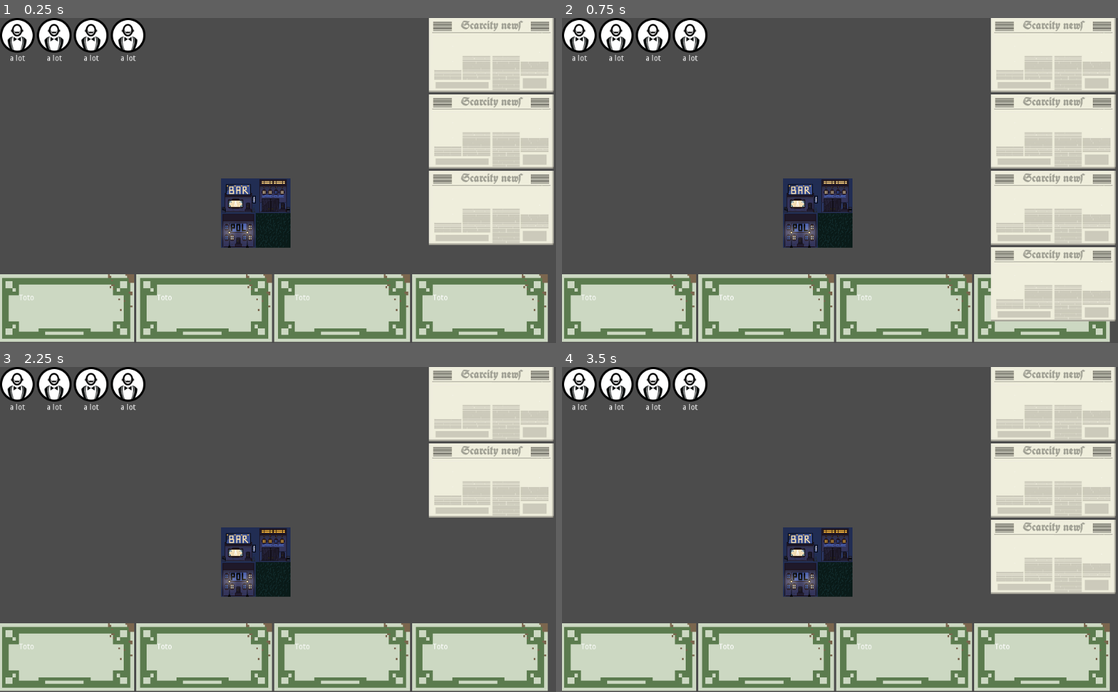
Above: before the commit, frames 1-4 (two rows, left to right).
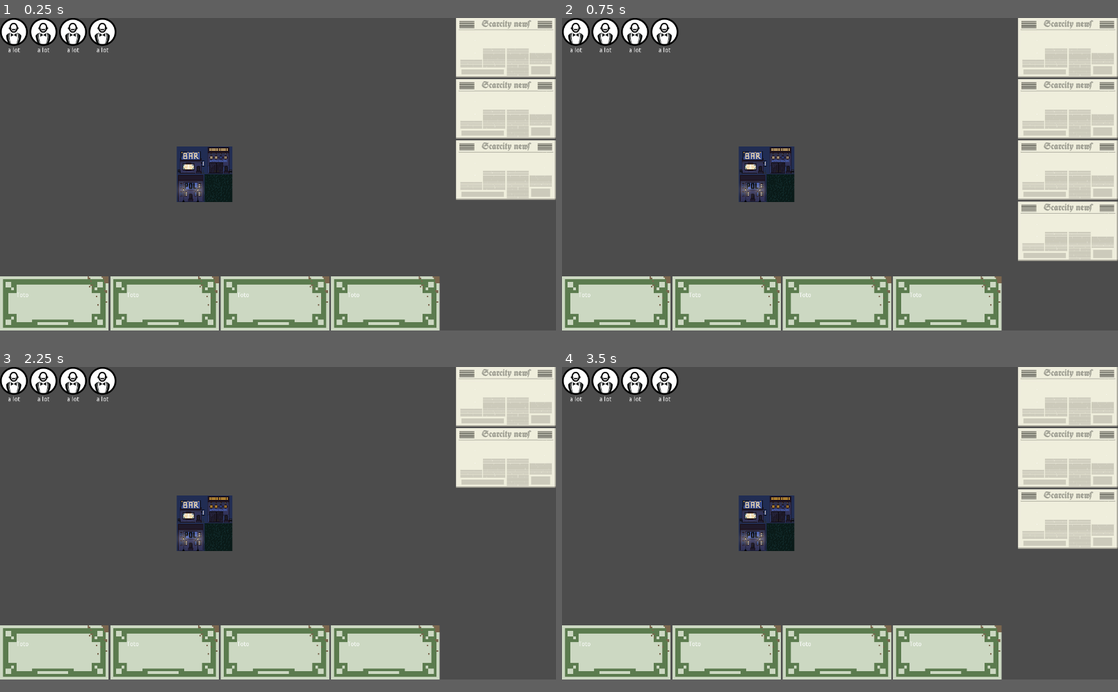
Above: after the commit, the same moments.

Repository: Cedor/Scarcity
Game: Godot game, scene res://Overall.tscn
Same seed, same stepped clock (60 frames per second), same inputs: the game is played once before the commit and once after it.
Inputs (mouse positions are in pixels of both pictures, inside the frame that each line leads up to; where the layout moved, square brackets give the same spot in the first picture):
- Up to frame 1 (0.25 s): no input
- Up to frame 2 (0.75 s): click "Toto" at 0.5 s
- Up to frame 3 (2.25 s): click (505, 399) [489, 402] at 1.25 s; click (505, 399) at 2.02 s
- Up to frame 4 (3.5 s): click "Toto" at 2.75 s
In our replay, the window is 800x468 before the commit and 800x450 after it. These sizes can differ from the game's own. Grey fills any space a smaller window leaves; there, only what the larger window draws over its background counts as a difference.

The runs differ from the first frame. In frame 1, 28% of the frame differs, in the area x 0-100%, y 0-100%; in frame 2, 29%; in frame 3, 24%; in frame 4, 28%.

Commit message:
Introduction of layer

Diff:
--- a/Overall.tscn
+++ b/Overall.tscn
@@ -1,43 +1,49 @@
 [gd_scene load_steps=5 format=2]
 
 [ext_resource path="res://TileSetTown.tscn" type="PackedScene" id=1]
-[ext_resource path="res://actionContainer.gd" type="Script" id=2]
+[ext_resource path="res://ReportContainer.gd" type="Script" id=2]
 [ext_resource path="res://ressourceContainer.gd" type="Script" id=3]
-[ext_resource path="res://ReportContainer.gd" type="Script" id=4]
+[ext_resource path="res://actionContainer.gd" type="Script" id=4]
 
 [node name="Overall" type="Node2D" index="0"]
+
+_sections_unfolded = [ "Material", "Transform", "Visibility" ]
 
 [node name="node2D" parent="." index="0" instance=ExtResource( 1 )]
 
 position = Vector2( 407.029, 296.021 )
 
-[node name="actionContainer" type="HBoxContainer" parent="." index="1"]
+[node name="GUILayer" type="CanvasLayer" parent="." index="1"]
+
+layer = 1
+offset = Vector2( 0, 0 )
+rotation = 0.0
+scale = Vector2( 1, 1 )
+transform = Transform2D( 1, 0, 0, 1, 0, 0 )
+
+[node name="reportContainer" type="VBoxContainer" parent="GUILayer" index="0"]
+
+anchor_left = 1.0
+anchor_top = 0.0
+anchor_right = 1.0
+anchor_bottom = 0.0
+grow_horizontal = 0
+rect_pivot_offset = Vector2( 0, 0 )
+rect_clip_content = false
+mouse_filter = 1
+mouse_default_cursor_shape = 0
+size_flags_horizontal = 1
+size_flags_vertical = 1
+alignment = 0
+script = ExtResource( 2 )
+_sections_unfolded = [ "Anchor", "Grow Direction", "Margin", "Rect" ]
+
+[node name="ressourceContainer" type="HBoxContainer" parent="GUILayer" index="1"]
 
 anchor_left = 0.0
 anchor_top = 0.0
 anchor_right = 0.0
 anchor_bottom = 0.0
-margin_left = -3.0
-margin_top = 473.0
-margin_right = 1026.0
-margin_bottom = 598.0
-rect_pivot_offset = Vector2( 0, 0 )
-rect_clip_content = false
-mouse_filter = 0
-mouse_default_cursor_shape = 0
-size_flags_horizontal = 1
-size_flags_vertical = 1
-alignment = 0
-script = ExtResource( 2 )
-
-[node name="ressourceContainer" type="HBoxContainer" parent="." index="2"]
-
-anchor_left = 0.0
-anchor_top = 0.0
-anchor_right = 0.0
-anchor_bottom = 0.0
-margin_right = 590.0
-margin_bottom = 119.0
 rect_pivot_offset = Vector2( 0, 0 )
 rect_clip_content = false
 mouse_filter = 1
@@ -46,21 +52,21 @@
 size_flags_vertical = 1
 alignment = 0
 script = ExtResource( 3 )
+_sections_unfolded = [ "Grow Direction", "Margin", "Rect" ]
 
-[node name="reportContainer" type="VBoxContainer" parent="." index="3"]
+[node name="actionContainer" type="HBoxContainer" parent="GUILayer" index="2"]
 
 anchor_left = 0.0
-anchor_top = 0.0
+anchor_top = 1.0
 anchor_right = 0.0
-anchor_bottom = 0.0
-margin_left = 790.0
-margin_right = 1020.0
-margin_bottom = 137.0
+anchor_bottom = 1.0
+grow_vertical = 0
 rect_pivot_offset = Vector2( 0, 0 )
 rect_clip_content = false
-mouse_filter = 1
+mouse_filter = 0
 mouse_default_cursor_shape = 0
 size_flags_horizontal = 1
 size_flags_vertical = 1
 alignment = 0
 script = ExtResource( 4 )
+_sections_unfolded = [ "Anchor", "Grow Direction", "Margin", "Rect" ]
--- /dev/null
+++ b/Town.gd
@@ -0,0 +1,17 @@
+extends Node2D
+
+# class member variables go here, for example:
+# var a = 2
+# var b = "textvar"
+var mapHeight = 20
+var mapWidth = 40
+
+func _ready():
+	# Called every time the node is added to the scene.
+	# Initialization here
+	pass
+
+#func _process(delta):
+#	# Called every frame. Delta is time since last frame.
+#	# Update game logic here.
+#	pass
--- a/Town.tscn
+++ b/Town.tscn
@@ -1,26 +1,8 @@
 [gd_scene load_steps=2 format=2]
 
-[sub_resource type="TileSet" id=1]
+[ext_resource path="res://Town.gd" type="Script" id=1]
 
-_sections_unfolded = [ "Resource" ]
+[node name="Town" type="Node2D"]
 
-[node name="Town" type="TileMap"]
-
-mode = 0
-tile_set = SubResource( 1 )
-cell_size = Vector2( 64, 64 )
-cell_quadrant_size = 16
-cell_custom_transform = Transform2D( 1, 0, 0, 1, 0, 0 )
-cell_half_offset = 2
-cell_tile_origin = 0
-cell_y_sort = true
-cell_clip_uv = false
-collision_use_kinematic = false
-collision_friction = 1.0
-collision_bounce = 0.0
-collision_layer = 1
-collision_mask = 1
-occluder_light_mask = 1
-format = 1
-tile_data = PoolIntArray(  )
+script = ExtResource( 1 )
 _sections_unfolded = [ "Cell", "Collision", "Grow Direction", "Hint", "Pause", "Rect", "Size Flags", "Theme", "Transform" ]
--- a/actionContainer.gd
+++ b/actionContainer.gd
@@ -6,7 +6,7 @@
 
 func _ready():
 	var scene = preload("actionButton.tscn")
-	var reports = get_node("/root/Overall/reportContainer")
+	var reports = get_node("/root/Overall/GUILayer/reportContainer")
 
 	var actionRecruit = scene.instance()
 	add_child(actionRecruit)
--- a/project.godot
+++ b/project.godot
@@ -13,6 +13,11 @@
 config/name="ScarcityV2"
 run/main_scene="res://Overall.tscn"
 config/icon="res://icon.png"
+
+[display]
+
+window/size/width=1280
+window/size/height=720
 
 [importer_defaults]
 
